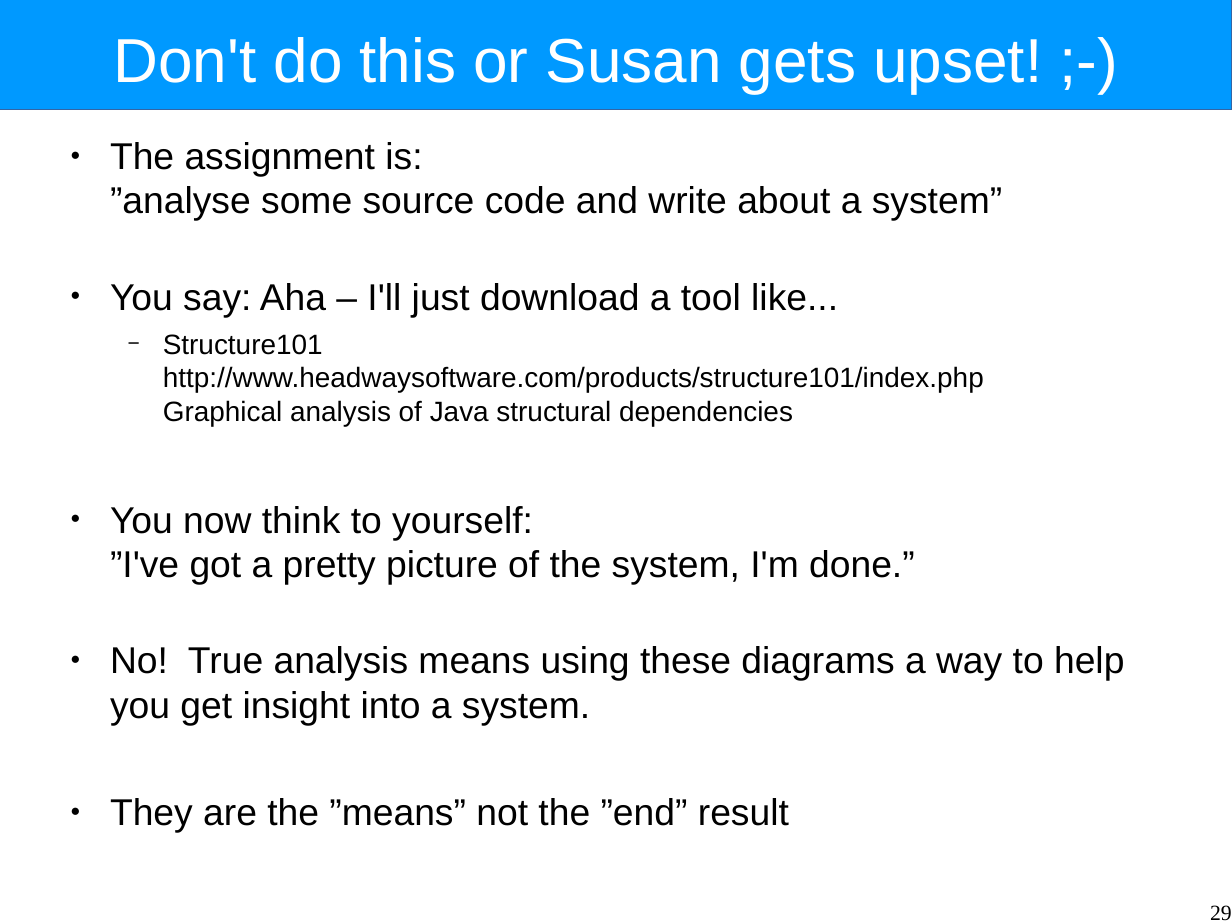
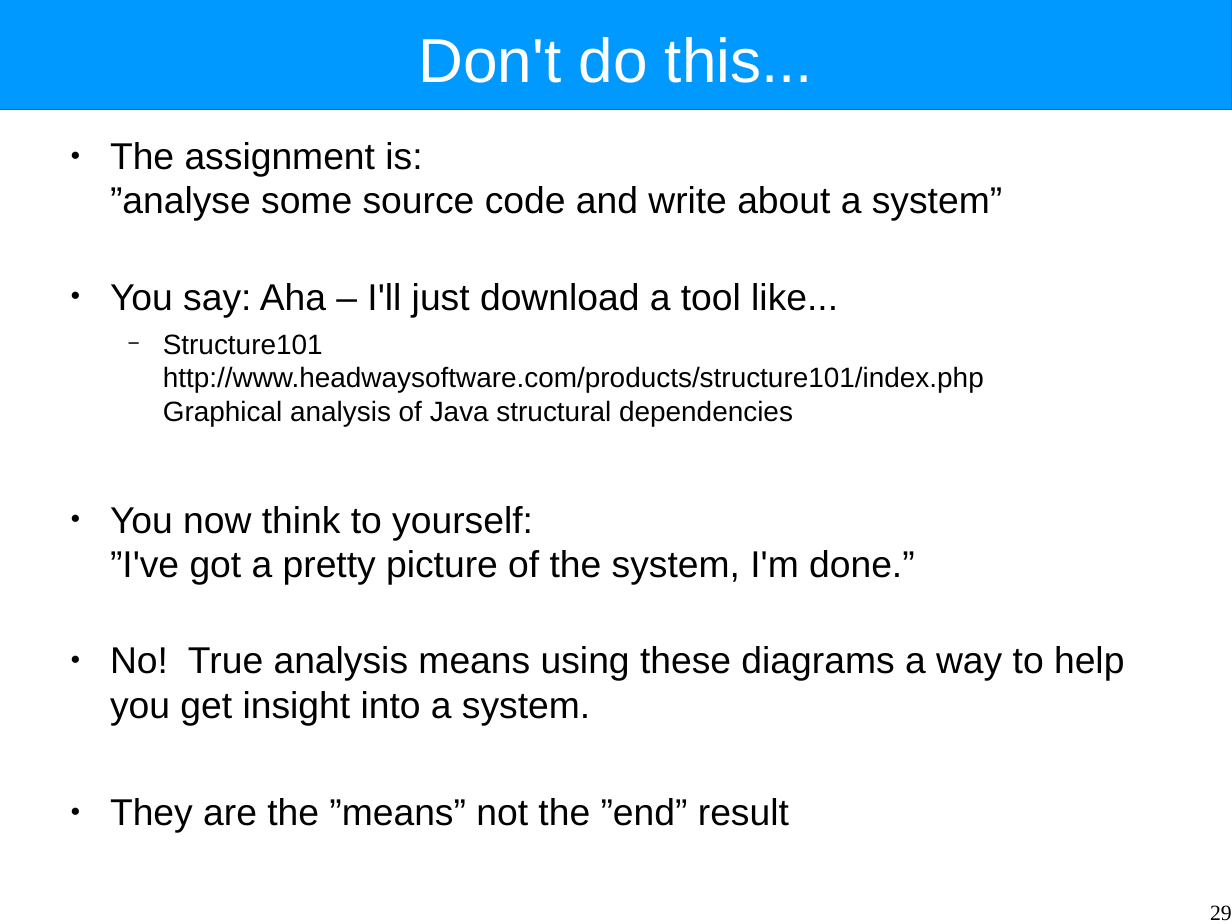
Before and after one commit to Intrinsarc/intrinsarc-evolve, a slide deck: slide 29 of Academic Work/lectures/system-structure.odp. Drawn at 1232x924 pixels with LibreOffice and Linux fonts; fonts in the diff are those of the drawing. Boxes give left, top, right and bottom in pixels: in the first picture for what was removed or moved away, otherwise in the second. Text is boxed around its words. In the diff, an @@ line names an element or a change of style, - is before the commit and + after.

```diff
--- a/Academic Work/lectures/system-structure.odp
+++ b/Academic Work/lectures/system-structure.odp
@@ title at (x1=419, y1=37, x2=813, y2=83): text changed @@
-Don't do this or Susan gets upset! ;-)
+Don't do this...
```
Also in this commit, not shown: 4 other files.
